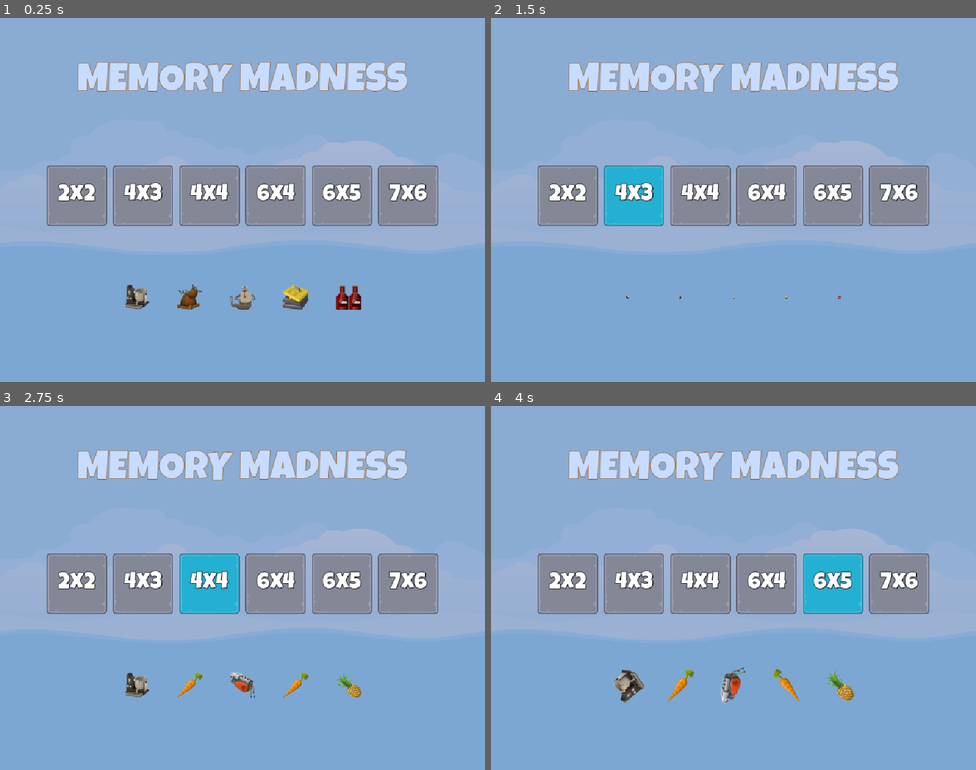
Above: before the commit, frames 1-4 (two rows, left to right).
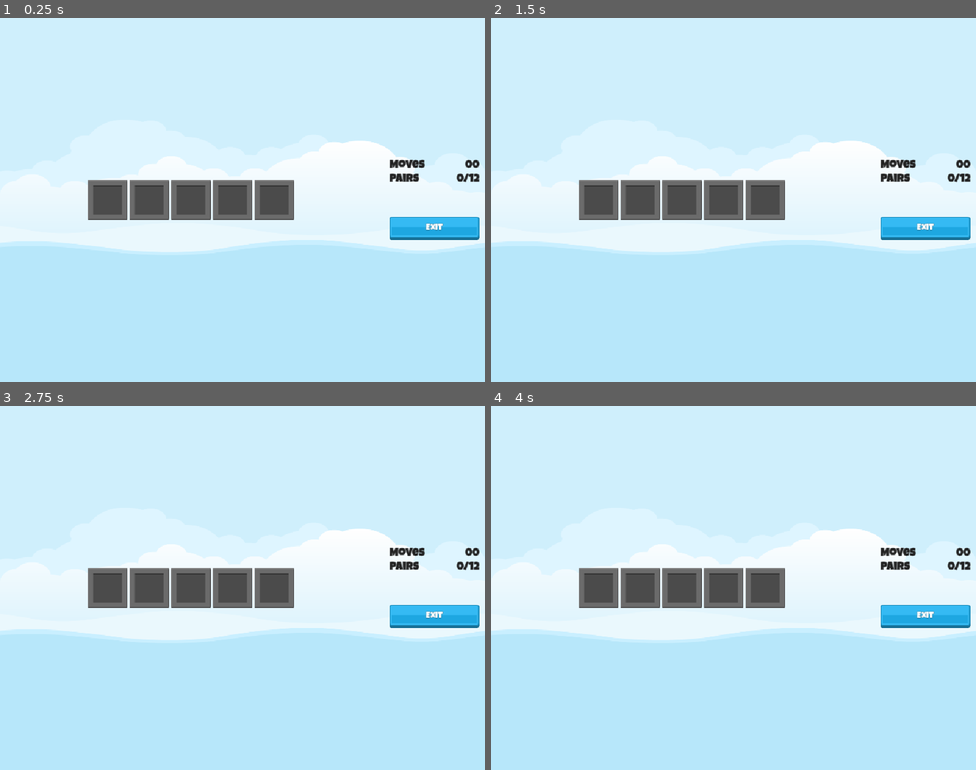
Above: after the commit, the same moments.

Repository: Sanaubia/MemoryMadness
Game: Godot game, scene res://Scenes/Master/Master.tscn
The game is run twice, just before and just after one commit, with the same random seed, the same clock (stepped at 60 frames per second) and the same inputs.
Inputs (mouse positions are in pixels of both pictures, inside the frame that each line leads up to):
- Up to frame 1 (0.25 s): no input
- Up to frame 2 (1.5 s): click (568, 196) at 0.5 s, where only the run before the commit has a clickable "2x2"; click (631, 196) at 1.25 s, where only the run before the commit has a clickable "4x3"
- Up to frame 3 (2.75 s): click (208, 584) at 2 s, where only the run before the commit has a clickable "4x4"
- Up to frame 4 (4 s): click (767, 584) at 2.75 s, where only the run before the commit has a clickable "6x4"; click (835, 584) at 3.5 s, where only the run before the commit has a clickable "6x5"

The runs differ from the first frame. In frame 1, 96% of the frame differs, in the area x 0-100%, y 0-100%; in frame 2, 96%; in frame 3, 96%; in frame 4, 96%.

Commit message:
Game UI created

Diff:
--- /dev/null
+++ b/Resources/DarkLable_24.tres
@@ -0,0 +1,10 @@
+[gd_resource type="LabelSettings" load_steps=2 format=3 uid="uid://dhhouwadecnak"]
+
+[ext_resource type="FontFile" uid="uid://4bb2a4j2avfq" path="res://assets/fonts/LuckiestGuy-Regular.ttf" id="1_q3pgb"]
+
+[resource]
+font = ExtResource("1_q3pgb")
+font_size = 24
+font_color = Color(0.12955844, 0.12955847, 0.12955844, 1)
+outline_size = 2
+outline_color = Color(0.21230483, 0.21230483, 0.21230483, 1)
--- /dev/null
+++ b/Resources/WhiteLable_24.tres
@@ -0,0 +1,9 @@
+[gd_resource type="LabelSettings" load_steps=2 format=3 uid="uid://c18wuy3028ll"]
+
+[ext_resource type="FontFile" uid="uid://4bb2a4j2avfq" path="res://assets/fonts/LuckiestGuy-Regular.ttf" id="1_irpqv"]
+
+[resource]
+font = ExtResource("1_irpqv")
+font_size = 18
+outline_size = 2
+outline_color = Color(0.21230483, 0.21230483, 0.21230483, 1)
--- /dev/null
+++ b/Scenes/Game/Game.tscn
@@ -0,0 +1,111 @@
+[gd_scene load_steps=6 format=3 uid="uid://ca8bu7gsyepo7"]
+
+[ext_resource type="Texture2D" uid="uid://bruq5mgs8ebgq" path="res://assets/frames/hidden_frame_blank.png" id="1_gwu2e"]
+[ext_resource type="Texture2D" uid="uid://dj4o70iqsvt60" path="res://assets/ui/blue_button00.png" id="2_xbxml"]
+[ext_resource type="LabelSettings" uid="uid://dhhouwadecnak" path="res://Resources/DarkLable_24.tres" id="2_y3kpf"]
+[ext_resource type="LabelSettings" uid="uid://c18wuy3028ll" path="res://Resources/WhiteLable_24.tres" id="3_y3kpf"]
+[ext_resource type="Texture2D" uid="uid://bojeajchkkaml" path="res://assets/ui/green_button00.png" id="4_ln2h6"]
+
+[node name="Game" type="Control"]
+layout_mode = 3
+anchors_preset = 15
+anchor_right = 1.0
+anchor_bottom = 1.0
+grow_horizontal = 2
+grow_vertical = 2
+
+[node name="HBoxContainer" type="HBoxContainer" parent="."]
+layout_mode = 1
+anchors_preset = 15
+anchor_right = 1.0
+anchor_bottom = 1.0
+grow_horizontal = 2
+grow_vertical = 2
+
+[node name="GridContainer" type="GridContainer" parent="HBoxContainer"]
+layout_mode = 2
+size_flags_horizontal = 6
+size_flags_vertical = 4
+columns = 6
+
+[node name="TextureRect" type="TextureRect" parent="HBoxContainer/GridContainer"]
+layout_mode = 2
+texture = ExtResource("1_gwu2e")
+
+[node name="TextureRect2" type="TextureRect" parent="HBoxContainer/GridContainer"]
+layout_mode = 2
+texture = ExtResource("1_gwu2e")
+
+[node name="TextureRect3" type="TextureRect" parent="HBoxContainer/GridContainer"]
+layout_mode = 2
+texture = ExtResource("1_gwu2e")
+
+[node name="TextureRect4" type="TextureRect" parent="HBoxContainer/GridContainer"]
+layout_mode = 2
+texture = ExtResource("1_gwu2e")
+
+[node name="TextureRect5" type="TextureRect" parent="HBoxContainer/GridContainer"]
+layout_mode = 2
+texture = ExtResource("1_gwu2e")
+
+[node name="MarginContainer" type="MarginContainer" parent="HBoxContainer"]
+custom_minimum_size = Vector2(200, 0)
+layout_mode = 2
+theme_override_constants/margin_left = 12
+theme_override_constants/margin_right = 12
+
+[node name="VBoxContainer" type="VBoxContainer" parent="HBoxContainer/MarginContainer"]
+layout_mode = 2
+size_flags_horizontal = 4
+size_flags_vertical = 4
+
+[node name="HBoxContainer" type="HBoxContainer" parent="HBoxContainer/MarginContainer/VBoxContainer"]
+layout_mode = 2
+
+[node name="Label" type="Label" parent="HBoxContainer/MarginContainer/VBoxContainer/HBoxContainer"]
+layout_mode = 2
+size_flags_horizontal = 3
+text = "Moves"
+label_settings = ExtResource("2_y3kpf")
+
+[node name="MovesLabel" type="Label" parent="HBoxContainer/MarginContainer/VBoxContainer/HBoxContainer"]
+layout_mode = 2
+text = "00"
+label_settings = ExtResource("2_y3kpf")
+
+[node name="HBoxContainer2" type="HBoxContainer" parent="HBoxContainer/MarginContainer/VBoxContainer"]
+layout_mode = 2
+
+[node name="Label" type="Label" parent="HBoxContainer/MarginContainer/VBoxContainer/HBoxContainer2"]
+layout_mode = 2
+size_flags_horizontal = 3
+text = "Pairs
+"
+label_settings = ExtResource("2_y3kpf")
+
+[node name="PairsLabel" type="Label" parent="HBoxContainer/MarginContainer/VBoxContainer/HBoxContainer2"]
+layout_mode = 2
+text = "0/12
+"
+label_settings = ExtResource("2_y3kpf")
+
+[node name="Control" type="Control" parent="HBoxContainer/MarginContainer/VBoxContainer"]
+custom_minimum_size = Vector2(0, 30)
+layout_mode = 2
+
+[node name="ExitButton" type="TextureButton" parent="HBoxContainer/MarginContainer/VBoxContainer"]
+layout_mode = 2
+texture_normal = ExtResource("2_xbxml")
+texture_pressed = ExtResource("4_ln2h6")
+
+[node name="Label" type="Label" parent="HBoxContainer/MarginContainer/VBoxContainer/ExitButton"]
+layout_mode = 1
+anchors_preset = 15
+anchor_right = 1.0
+anchor_bottom = 1.0
+grow_horizontal = 2
+grow_vertical = 2
+text = "Exit"
+label_settings = ExtResource("3_y3kpf")
+horizontal_alignment = 1
+vertical_alignment = 1
--- a/Scenes/Master/Master.tscn
+++ b/Scenes/Master/Master.tscn
@@ -1,7 +1,8 @@
-[gd_scene load_steps=3 format=3 uid="uid://dy6b82uw10u3b"]
+[gd_scene load_steps=4 format=3 uid="uid://dy6b82uw10u3b"]
 
 [ext_resource type="Texture2D" uid="uid://uyh1vd8bbksq" path="res://assets/images/backgroundEmpty.png" id="1_h6g34"]
 [ext_resource type="PackedScene" uid="uid://dwxrys4ct1nbi" path="res://Scenes/Main/Main.tscn" id="2_o4rt4"]
+[ext_resource type="PackedScene" uid="uid://ca8bu7gsyepo7" path="res://Scenes/Game/Game.tscn" id="3_7tgqy"]
 
 [node name="Master" type="Control"]
 layout_mode = 3
@@ -24,4 +25,8 @@
 [node name="Music" type="AudioStreamPlayer" parent="."]
 
 [node name="Main" parent="." instance=ExtResource("2_o4rt4")]
+visible = false
 layout_mode = 1
+
+[node name="Game" parent="." instance=ExtResource("3_7tgqy")]
+layout_mode = 1
